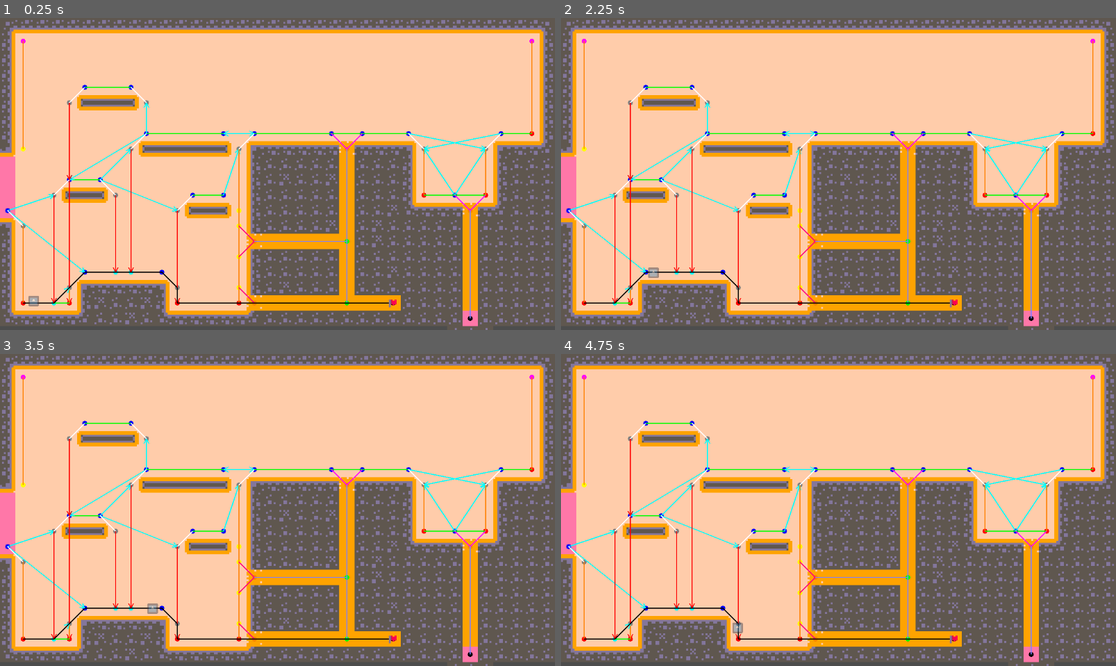
Above: before the commit, frames 1-4 (two rows, left to right).
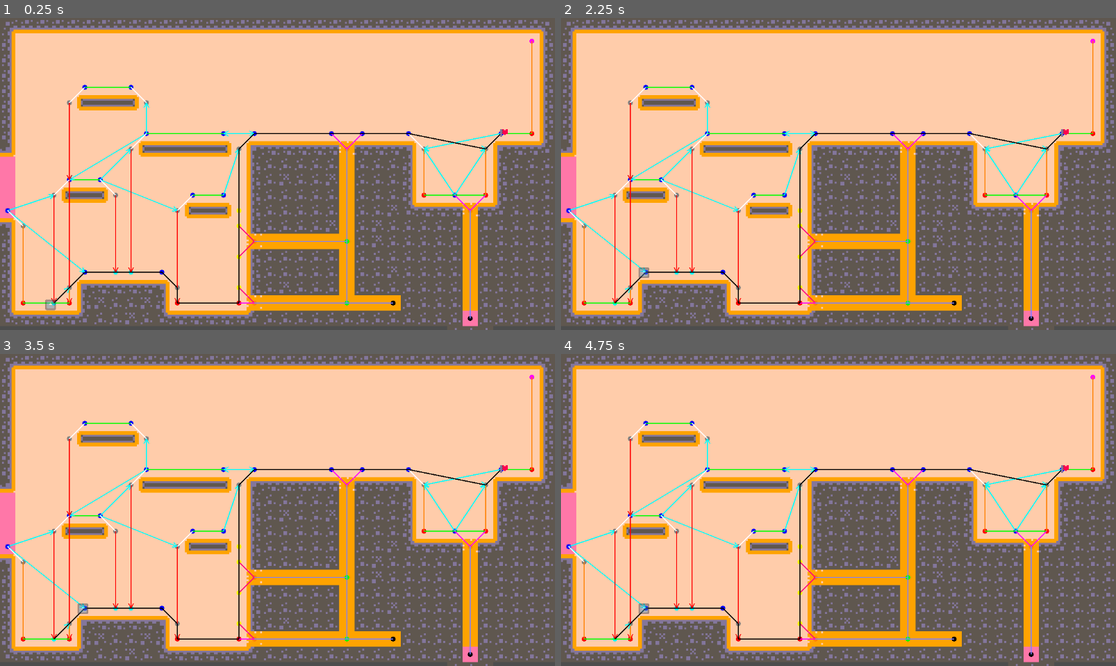
Above: after the commit, the same moments.

Repository: marolmmar1/TFG
Game: Godot game, scene res://Develop/Bioma.tscn
The game is run twice, just before and just after one commit, with the same random seed, the same clock (stepped at 60 frames per second) and the same inputs. The engine's default icon, where the game draws it, is replaced by a stand-in: a white triangle on a blue panel in a dark square.
Inputs:
- Up to frame 1 (0.25 s): no input
- Up to frame 2 (2.25 s): no input
- Up to frame 3 (3.5 s): tap Enter at 2.75 s
- Up to frame 4 (4.75 s): tap Space at 4.25 s

The runs differ from the first frame. In frame 1, 0.8% of the frame differs, in the area x 3-92%, y 6-94%; in frame 2, 0.8%; in frame 3, 0.8%, in the area x 3-92%, y 6-93%; in frame 4, 0.8%.

Commit message:
fall damage, stuns and grabbing

Diff:
--- a/AStar/a_star.gd
+++ b/AStar/a_star.gd
@@ -1,6 +1,7 @@
 extends Node2D
 
 @export var tilemap: TileMap
+@export var doors: Node2D
 @export var horizontal_jump_dist: int = 4
 @export var vertical_jump_dist: int = 3
 @export var max_fall_height: int = 15
@@ -27,6 +28,7 @@
 
 	tmhelper = $TileMapHelper
 	tmhelper.tilemap = tilemap
+	tmhelper.doors = doors
 
 	nodes_helper = $NodesHelper
 	nodes_helper.tmhelper = tmhelper
@@ -57,6 +59,8 @@
 	link_helper.link_nodes_by_jump(astar_nodes, platform_nodes, wall_grab_nodes, platform_fall_nodes, vertical_jump_dist, horizontal_jump_dist, max_fall_height)
 	link_helper.link_nodes_by_fall(astar_nodes, platform_nodes, wall_grab_nodes, platform_wall_nodes, platform_fall_nodes, max_fall_height)
 
+	delete_isolated_nodes()
+
 	queue_redraw()
 
 func calculate_astar_nodes():
@@ -143,6 +147,59 @@
 		astar_nodes[node] = []
 	for node in tunnel_end_nodes:
 		astar_nodes[node] = []
+
+
+# Delete nodes if not connected to an exit node
+func delete_isolated_nodes():
+	var exits = []
+	for node in astar_nodes:
+		if tmhelper.is_exit(node):
+			exits.append(node)
+
+	var to_delete = []
+
+	for node in astar_nodes:
+		if exits.has(node):
+			continue
+
+		var connected = dfs(node, astar_nodes)
+		var ok = false
+		for exit in exits:
+			if connected.has(exit):
+				ok = true
+				break
+
+		if not ok:
+			to_delete.append(node)
+
+	# Avoid array resize during iteration
+	for node in to_delete:
+		astar_nodes.erase(node)
+
+		platform_nodes.erase(node)
+		platform_wall_nodes.erase(node)
+		wall_nodes.erase(node)
+		wall_grab_nodes.erase(node)
+		wall_corner_nodes.erase(node)
+		intersection_nodes.erase(node)
+		tunnel_gate_nodes.erase(node)
+		tunnel_end_nodes.erase(node)
+		platform_fall_nodes.erase(node)
+
+
+# Depth-first search to find all connected nodes
+func dfs(start_node, nodes):
+	var visited = []
+	var stack = [start_node]
+	while stack.size() > 0:
+		var node = stack.pop_back()
+		if visited.has(node):
+			continue
+		visited.append(node)
+		for edge in nodes[node]:
+			if not visited.has(edge.to):
+				stack.append(edge.to)
+	return visited
 
 
 #DEBUG
--- a/AStar/tile_map_helper.gd
+++ b/AStar/tile_map_helper.gd
@@ -1,6 +1,7 @@
 extends Node
 
 var tilemap: TileMap
+var doors: Node2D
 @onready var _raycast: RayCast2D = $"../RayCast2D"
 
 func is_terrain(cell):
@@ -23,6 +24,37 @@
 		if is_terrain(adjacent_cell):
 			return true
 	return false
+
+func is_exit(cell: Vector2i) -> bool:
+	var areas = get_areas_at_point(to_world_position(cell))
+	for i in doors.get_children():
+		if i in areas:
+			return true
+
+	return false
+
+# https://www.reddit.com/r/godot/comments/1701wjw/deleted_by_user/
+func get_areas_at_point(point:Vector2)->Array[Area2D]:
+	var areaArray:Array[Area2D]
+
+	var directSpace = tilemap.get_world_2d().direct_space_state
+
+	var pointParameters := PhysicsPointQueryParameters2D.new()
+
+	pointParameters.collide_with_areas = true
+	pointParameters.collide_with_bodies = false
+	pointParameters.position = point
+
+	var collisions = directSpace.intersect_point(pointParameters)
+
+	for collisionDict in collisions:
+		var collider:Node2D = collisionDict["collider"]
+
+		if collider is Area2D:
+			areaArray.append(collider)
+
+	return areaArray
+
 
 func get_adjacent_cells(cell):
 
--- a/Creatures/GroundCreature/GroundCreature.tscn
+++ b/Creatures/GroundCreature/GroundCreature.tscn
@@ -13,6 +13,7 @@
 [ext_resource type="Script" path="res://Creatures/States/switch_crawl_climb_state.gd" id="11_odbyq"]
 [ext_resource type="Script" path="res://Creatures/States/jump_state.gd" id="12_fu1oo"]
 [ext_resource type="Script" path="res://Creatures/GroundCreature/ground_creature_ai.gd" id="13_nlyld"]
+[ext_resource type="Script" path="res://Creatures/States/stun_state.gd" id="13_yh820"]
 
 [sub_resource type="CircleShape2D" id="CircleShape2D_2owua"]
 radius = 13.4509
@@ -68,6 +69,9 @@
 
 [node name="Controller" type="Node" parent="."]
 script = ExtResource("3_2relg")
+stun_height = null
+damage_height = null
+default_stun_time = null
 
 [node name="Walk" type="Node" parent="Controller"]
 script = ExtResource("4_illsp")
@@ -102,6 +106,9 @@
 [node name="Jump" type="Node" parent="Controller"]
 script = ExtResource("12_fu1oo")
 
+[node name="Stunned" type="Node" parent="Controller"]
+script = ExtResource("13_yh820")
+
 [node name="AI" type="Node2D" parent="."]
 script = ExtResource("13_nlyld")
 
--- a/Creatures/GroundCreature/ground_creature_controller.gd
+++ b/Creatures/GroundCreature/ground_creature_controller.gd
@@ -1,9 +1,8 @@
 extends Node
 
-@export var speed: float = 100.0
-@export var climb_speed: float = 80.0
-@export var gravity: float = 500.0
-@export var jump_force: float = -200.0
+@export var stun_height: float = 350
+@export var damage_height: float = 550
+@export var default_stun_time: float = 1.5
 
 @onready var idle_state = $Idle
 @onready var idle_climb_state = $IdleClimb
@@ -16,8 +15,11 @@
 @onready var switch_crawl_walk_state = $SwitchCrawlWalk
 @onready var switch_crawl_climb_state = $SwitchCrawlClimb
 @onready var jump_state = $Jump
+@onready var stun_state = $Stunned
 
 var controller: CharacterBody2D
+var last_vel
+var gravity
 var current_state: State
 var current_vars = {}
 var queued_state: State
@@ -54,6 +56,10 @@
 	switch_crawl_climb_state.on_change_state.connect(change_state)
 	jump_state.init(controller)
 	jump_state.on_change_state.connect(change_state)
+	stun_state.init(controller)
+	stun_state.on_change_state.connect(change_state)
+
+	gravity = fall_state.gravity
 
 func _physics_process(delta: float):
 	if not controller:
@@ -74,6 +80,32 @@
 			current_state = idle_state
 			idle_state.enter({})
 			print(current_state.name)
+
+
+	# Fall damage or stun
+	if controller.get_slide_collision_count() > 0:
+		if not gravity:
+			return
+
+		# v = sqrt(2 * g * h)
+		if last_vel.length() > sqrt(2 * gravity * damage_height):
+			current_state = stun_state
+			stun_state.enter({"stun time": default_stun_time})
+			print("damage")
+
+		elif last_vel.length() > sqrt(2 * gravity * stun_height):
+			current_state = stun_state
+			stun_state.enter({"stun time": default_stun_time})
+			print("stun")
+
+			# TODO: Apply damage
+			# TODO account for normal direction on impact
+
+			# TODO not sure how to handle collision with innert moving objects. Maybe the object should call the creature, maybe we should be checking here
+			# through a node interface
+
+
+	last_vel = controller.velocity
 
 
 func change_state(_state, vars):
--- a/Creatures/States/fall_state.gd
+++ b/Creatures/States/fall_state.gd
@@ -1,16 +1,41 @@
 extends State
 
 @export var gravity: float = 800
+@export var drag_force: float = 1250
+@export var velocity_end_threshold: float = 10
 
 @onready var idle_state = $"../Idle"
+@onready var idle_climb_state = $"../IdleClimb"
+@onready var idle_crawl_state = $"../IdleCrawl"
+@onready var stunned_state = $"../Stunned"
+
+func enter(vars):
+	locked = true
 
 func check_conditions(vars) -> bool:
 	return not controller.check_is_on_floor()
 
 func tick(delta):
 
-	if controller.check_is_on_floor():
-		on_change_state.emit(idle_state, {})
+	if controller.check_is_on_floor() or controller.check_is_on_wall() or controller.check_is_on_tunnel():
+
+		controller.velocity -= (controller.velocity.normalized() * drag_force * delta).limit_length(controller.velocity.length())
+
+		if controller.velocity.length() < velocity_end_threshold:
+			end_state()
 
 	controller.velocity.y += gravity * delta
 	controller.move_and_slide()
+
+func end_state():
+	locked = false
+
+	if controller.check_is_on_floor():
+		on_change_state.emit(idle_state, {})
+	elif controller.check_is_on_wall():
+		on_change_state.emit(idle_climb_state, {})
+	elif controller.check_is_on_tunnel():
+		on_change_state.emit(idle_crawl_state, {})
+
+func exit():
+	locked = false
--- /dev/null
+++ b/Creatures/States/stun_state.gd
@@ -0,0 +1,19 @@
+extends State
+
+var stun_time: float
+var time: float
+
+func enter(vars):
+	stun_time = vars["stun time"]
+
+	time = 0
+	locked = true
+
+func tick(delta):
+	time += delta
+
+	if time > stun_time:
+		locked = false
+
+func exit():
+	locked = false
--- a/Creatures/States/walk_state.gd
+++ b/Creatures/States/walk_state.gd
@@ -18,7 +18,7 @@
 	controller.velocity.x = (target_node - controller.position).normalized().x * speed
 	controller.velocity.y = (target_node - controller.position).normalized().y * fix_speed
 
-	controller.move_and_slide()
+
 
 	if not controller.check_is_on_floor():
 		on_change_state.emit(fall_state, {})
--- a/Develop/Bioma.tscn
+++ b/Develop/Bioma.tscn
@@ -1,9 +1,12 @@
-[gd_scene load_steps=5 format=3 uid="uid://ccf6t4ko0ds42"]
+[gd_scene load_steps=6 format=3 uid="uid://ccf6t4ko0ds42"]
 
 [ext_resource type="TileSet" uid="uid://b4u5e7btrs2ms" path="res://Zones/TestTileset.tres" id="1_chf4t"]
 [ext_resource type="PackedScene" uid="uid://ci6e23n678kxs" path="res://AStar/AStar.tscn" id="2_hqvih"]
 [ext_resource type="Texture2D" uid="uid://dagii0va0jdne" path="res://Assets/kenney_pico-8-platformer/Transparent/Tiles/tile_0073.png" id="6_tqb5n"]
 [ext_resource type="PackedScene" uid="uid://dahmo14t7kdaw" path="res://Creatures/GroundCreature/GroundCreature.tscn" id="7_t4mvu"]
+
+[sub_resource type="RectangleShape2D" id="RectangleShape2D_wgtwq"]
+size = Vector2(32, 125)
 
 [node name="Bioma" type="Node2D"]
 
@@ -16,11 +19,12 @@
 format = 2
 layer_0/tile_data = PackedInt32Array(1245186, 262149, 2, 1245187, 262149, 2, 1245188, 262149, 2, 1245189, 262149, 2, 12 …(11671 unchanged characters)…
 
-[node name="AStar" parent="." node_paths=PackedStringArray("tilemap") instance=ExtResource("2_hqvih")]
+[node name="AStar" parent="." node_paths=PackedStringArray("tilemap", "doors") instance=ExtResource("2_hqvih")]
 tilemap = NodePath("../TileMap")
+doors = NodePath("../Doors")
 
 [node name="DebugTarget" type="Node2D" parent="."]
-position = Vector2(815, 585)
+position = Vector2(1046, 231)
 
 [node name="Sprite2D" type="Sprite2D" parent="DebugTarget"]
 texture_filter = 1
@@ -29,6 +33,15 @@
 texture = ExtResource("6_tqb5n")
 
 [node name="Creature" parent="." node_paths=PackedStringArray("astar", "target") instance=ExtResource("7_t4mvu")]
-position = Vector2(50, 587)
+position = Vector2(105, 582)
 astar = NodePath("../AStar")
 target = NodePath("../DebugTarget")
+
+[node name="Doors" type="Node2D" parent="."]
+
+[node name="Area2D" type="Area2D" parent="Doors"]
+position = Vector2(16, 406)
+
+[node name="CollisionShape2D" type="CollisionShape2D" parent="Doors/Area2D"]
+position = Vector2(0, -52.5)
+shape = SubResource("RectangleShape2D_wgtwq")
Not shown: 1 places in Creatures/GroundCreature/GroundCreature.tscn that only renumber resources
